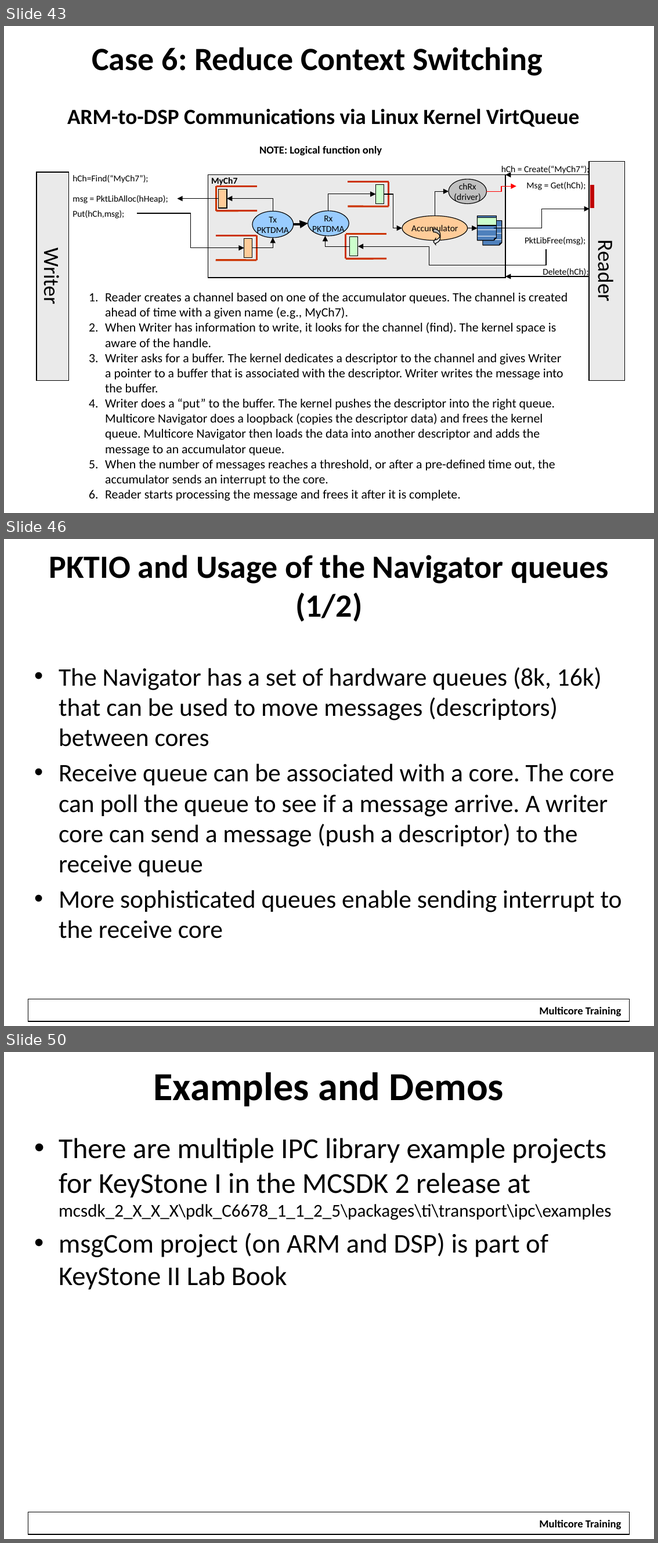
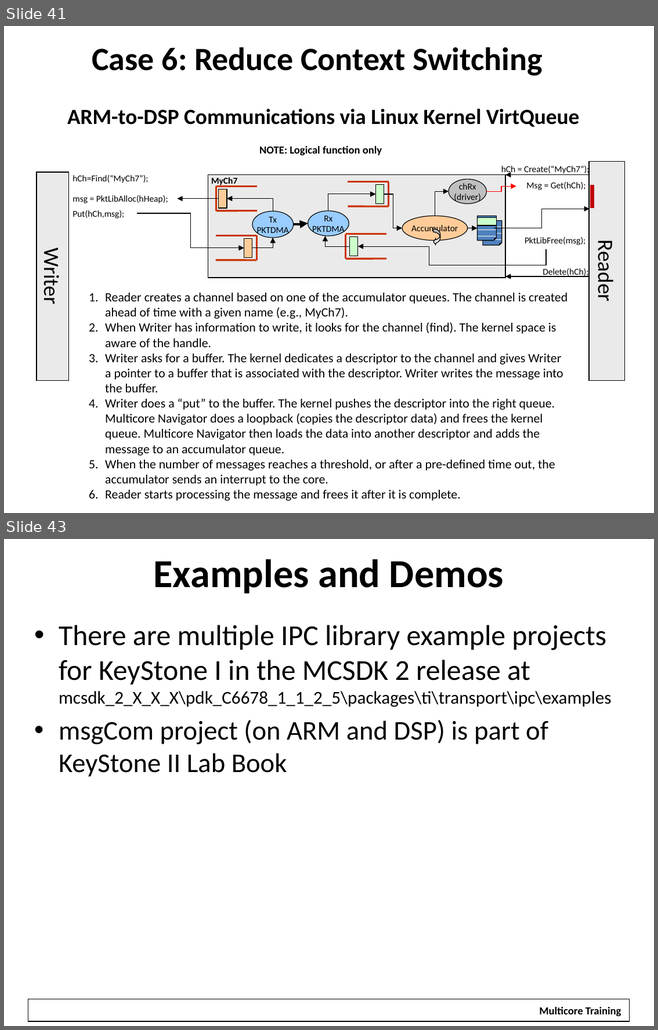
Before and after one commit to hari1989/keystone-workshop, a slide deck: preliminary/Working/presentations/KeyStoneII_ IPC.pptx. Shown one above the other, each under a label of ours: slides 43, 46 and 50 before the commit, slides 41 and 43 after it; the slides between them are not shown. The pictures are 658x1543 and 658x1030 pixels, drawn with LibreOffice and Linux fonts; fonts in the diff are those of the drawing; background and template pictures are left out. Boxes give left, top, right and bottom in pixels: in the first picture for what was removed or moved away, otherwise in the second. Text is boxed around its words. In the diff, an @@ line names an element or a change of style, - is before the commit and + after.

```diff
--- a/preliminary/Working/presentations/KeyStoneII_ IPC.pptx
+++ b/preliminary/Working/presentations/KeyStoneII_ IPC.pptx
@@ slide 46 removed at bbox=[4, 539, 654, 1026], background #FFFFFF; not listed: 2 template elements that a slide beside it also shows @@
@@ title removed at bbox=[49, 555, 608, 622] @@
-PKTIO and Usage of the Navigator queues (1/2)
@@ text removed at bbox=[59, 667, 622, 939] @@
-• The Navigator has a set of hardware queues (8k, 16k) that can be used to move messages (descriptors) between cores
-• Receive queue can be associated with a core. The core can poll the queue to see if a message arrive. A writer core can send a message (push a descriptor) to the receive queue
-• More sophisticated queues enable sending interrupt to the receive core
@@ what was slide 43 is now slide 41 @@
@@ what was slide 50 is now slide 43 @@
```
Also in this commit, not shown: 16 slides changed, 6 other slides removed.
